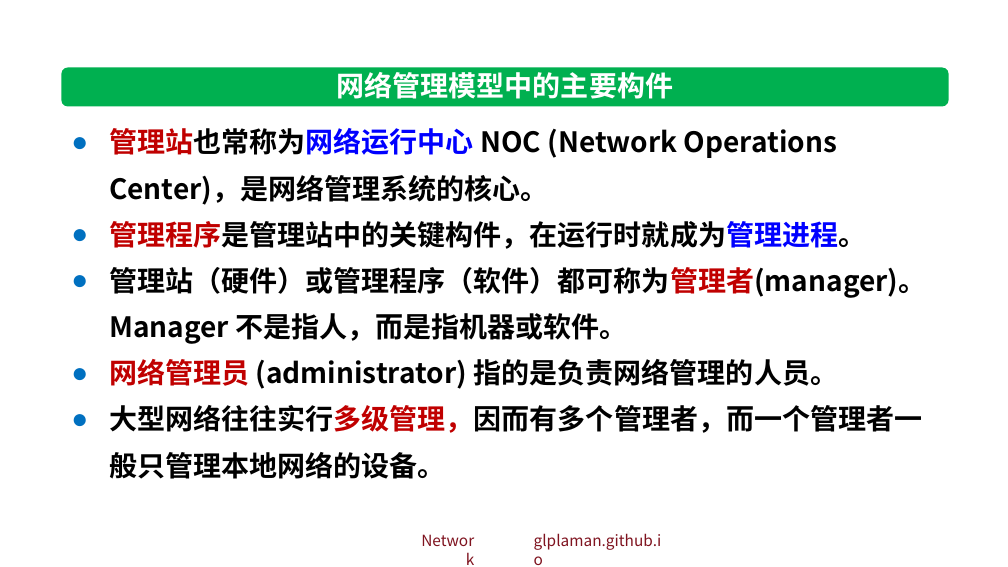
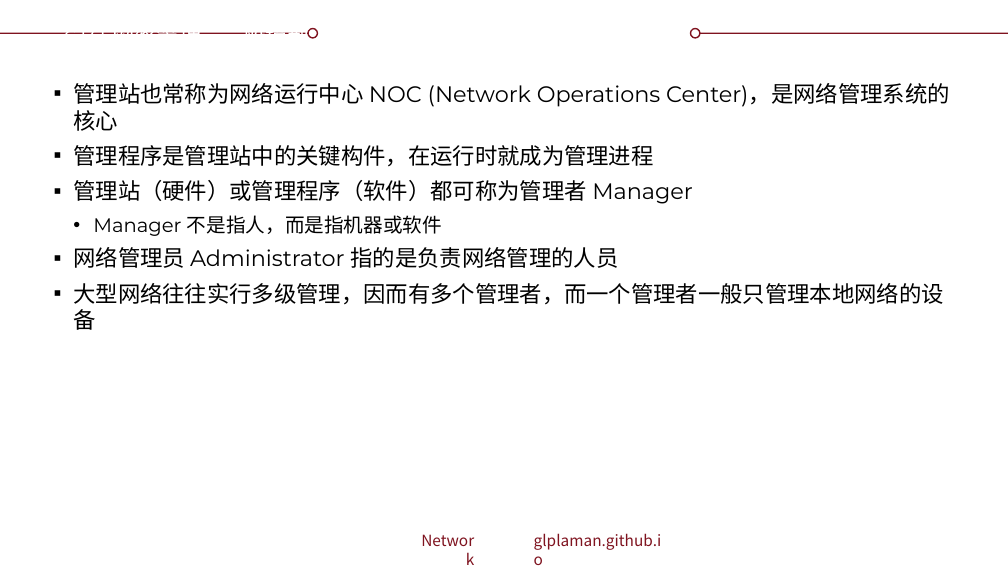
Before and after one commit to glplaman/glplaman.github.io, a slide deck: slide 194 of network/ppt/chap6.pptx. Drawn at 1008x567 pixels with LibreOffice and Linux fonts; fonts in the diff are those of the drawing; background and template pictures are left out. Boxes give left, top, right and bottom in pixels: in the first picture for what was removed or moved away, otherwise in the second. Text is boxed around its words. In the diff, an @@ line names an element or a change of style, - is before the commit and + after.

Commit message:
network

```diff
--- a/network/ppt/chap6.pptx
+++ b/network/ppt/chap6.pptx
@@ rectangle removed at [0, 0, 1008, 39] @@
@@ title "6.7.1 网络管理 - 一般模型 - ..." at [63, 29, 310, 38]: vertical alignment top to middle @@
@@ title at [63, 29, 310, 38]: text changed; size 20 to 16 pt; font Noto Sans CJK SC to Montserrat; bold off @@
-网络管理模型中的主要构件
+6.7.1 网络管理 - 一般模型 - 主要构件
@@ ellipse added at [308, 28, 318, 37], fill #FFFFFF, outline #7F131F 1 pt @@
@@ ellipse added at [690, 28, 700, 37], fill #FFFFFF, outline #7F131F 1 pt @@
@@ rounded rectangle removed at [61, 68, 949, 107] @@
@@ text at [73, 83, 950, 330]: text changed; size 20 to 16 pt; font Noto Sans CJK SC to Montserrat; bold off @@
-● 管理站也常称为网络运行中心 NOC (Network Operations Center)，是网络管理系统的核心。
-● 管理程序是管理站中的关键构件，在运行时就成为管理进程。
-● 管理站（硬件）或管理程序（软件）都可称为管理者(manager)。Manager 不是指人，而是指机器或软件。
-● 网络管理员 (administrator) 指的是负责网络管理的人员。
-● 大型网络往往实行多级管理，因而有多个管理者，而一个管理者一般只管理本地网络的设备。
+▪ 管理站也常称为网络运行中心 NOC (Network Operations Center)，是网络管理系统的核心
+▪ 管理程序是管理站中的关键构件，在运行时就成为管理进程
+▪ 管理站（硬件）或管理程序（软件）都可称为管理者 Manager
+  • Manager 不是指人，而是指机器或软件
+▪ 网络管理员 Administrator 指的是负责网络管理的人员
+▪ 大型网络往往实行多级管理，因而有多个管理者，而一个管理者一般只管理本地网络的设备
```
Also in this commit, not shown: 23 other slides changed, 10 other files.
